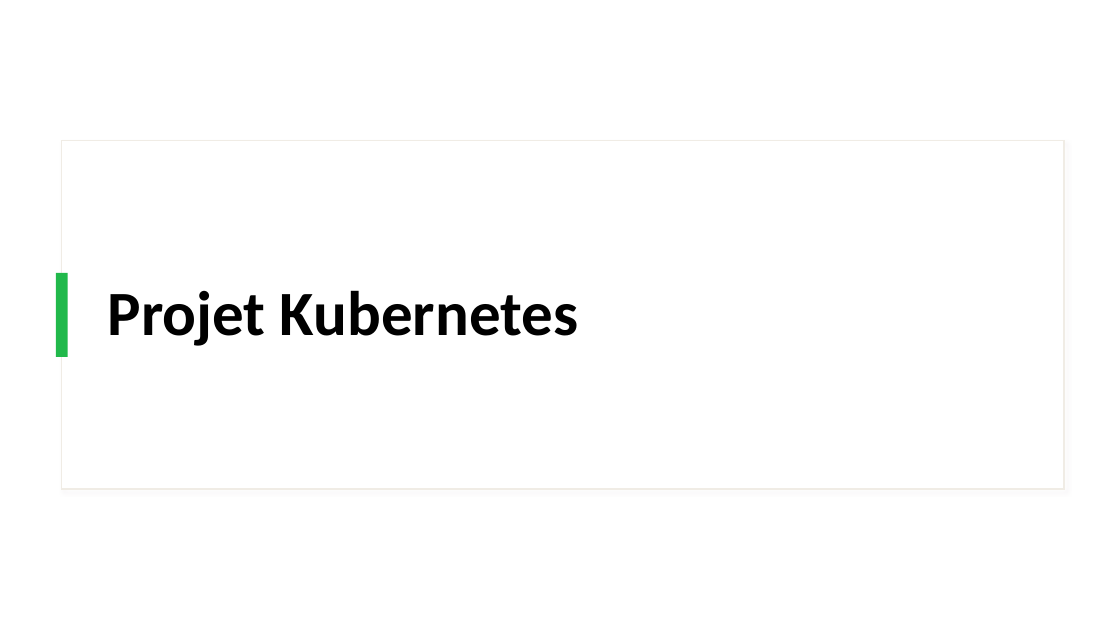
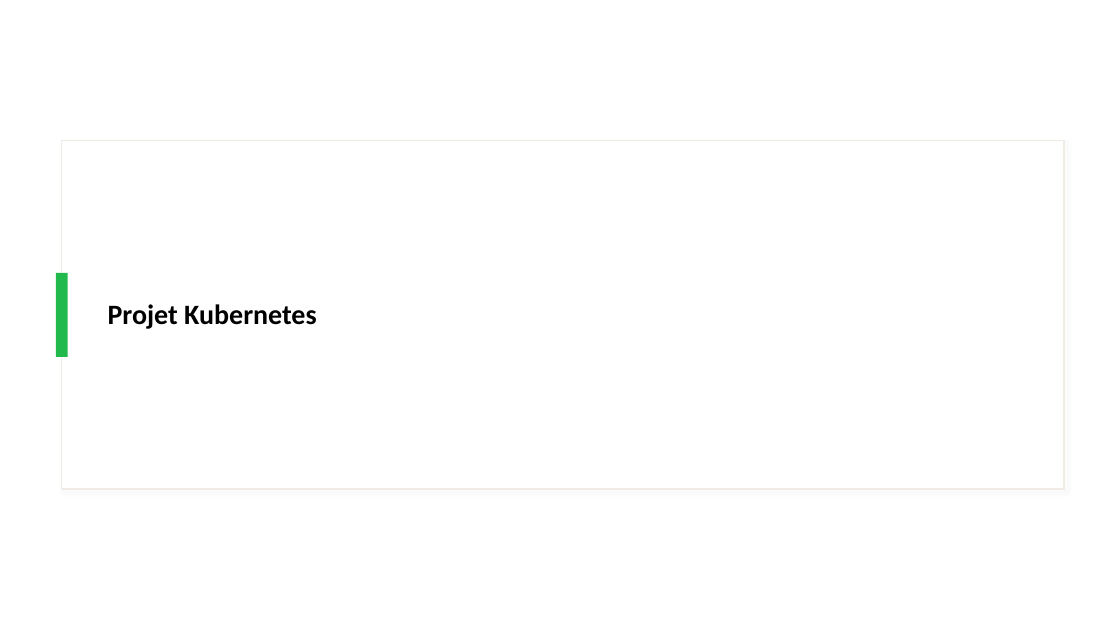
Before and after one commit to IPSSIASIDEV2/Jedy-DockerKubernetes-Formation, a slide deck: slide 35 of Cours/Cours.pptx (slide 34 before the commit). Drawn at 1120x630 pixels with LibreOffice and Linux fonts; fonts in the diff are those of the drawing. Boxes give left, top, right and bottom in pixels: in the first picture for what was removed or moved away, otherwise in the second. Text is boxed around its words. In the diff, an @@ line names an element or a change of style, - is before the commit and + after.

```diff
--- a/Cours/Cours.pptx
+++ b/Cours/Cours.pptx
@@ title "Projet Kubernetes" at (108, 304, 317, 329): size 54 to 24 pt @@
```
Also in this commit, not shown: 6 other slides changed, 2 slides added, 1 slide removed.
